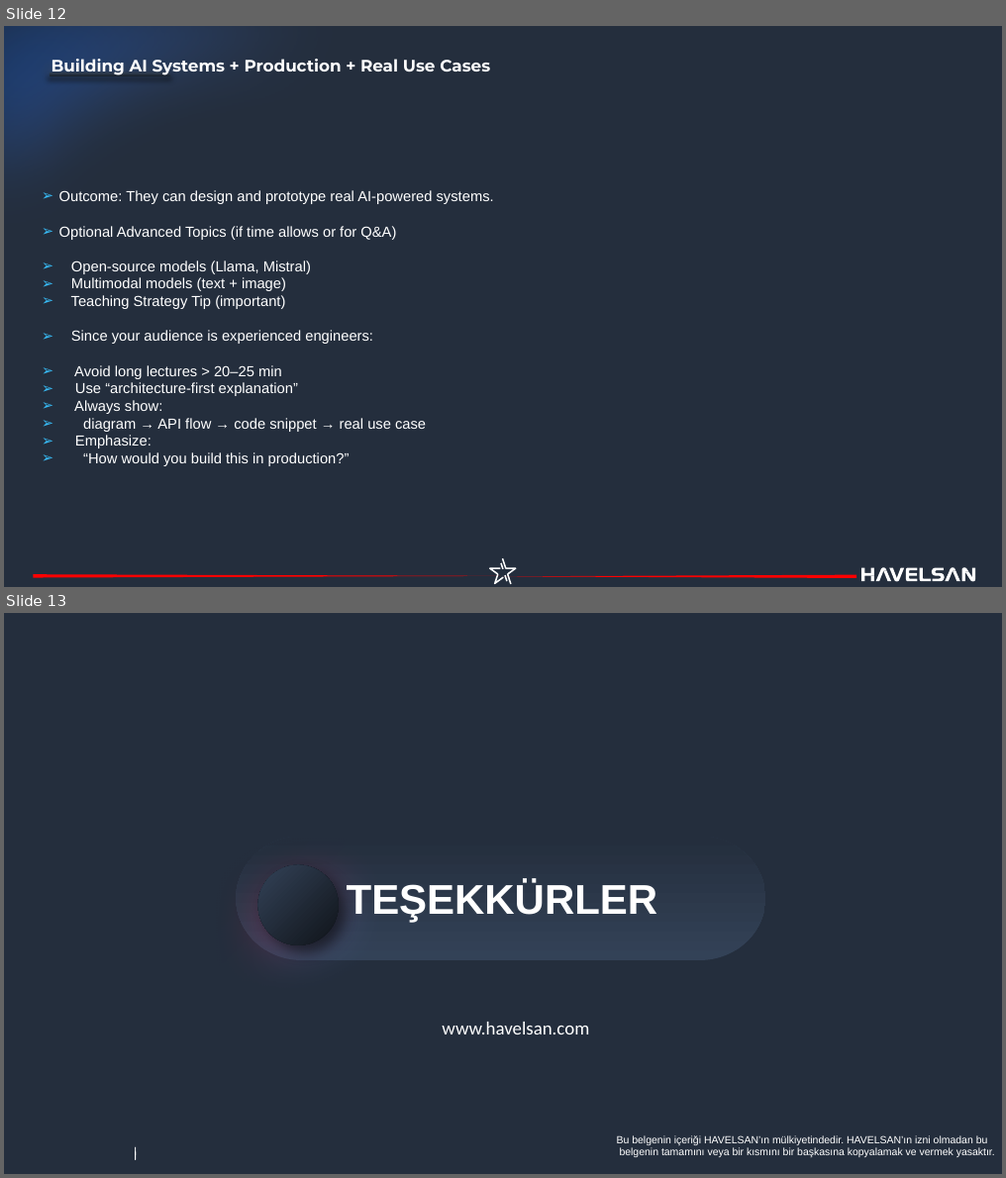
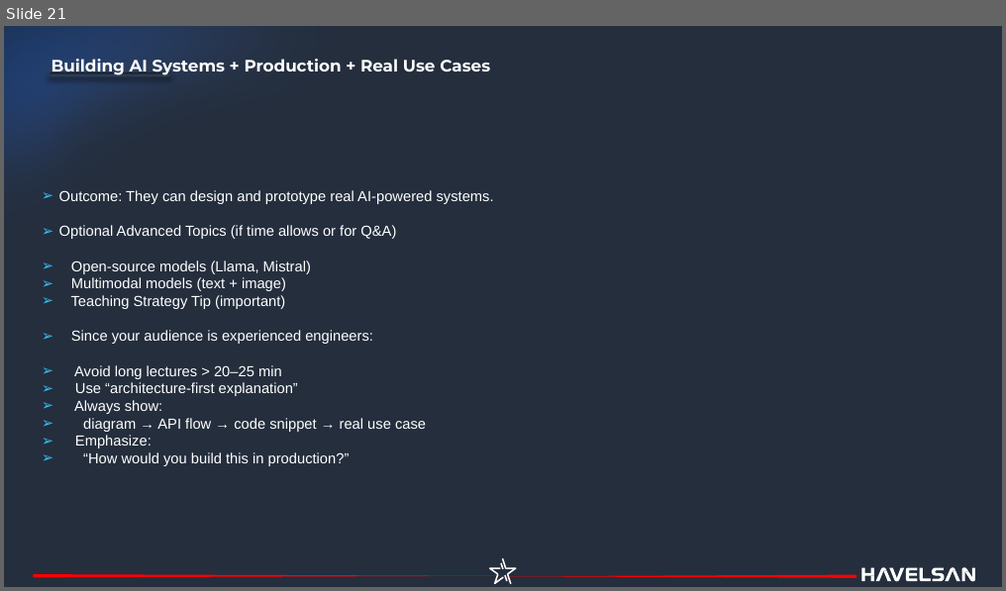
Before and after one commit to havelsan/YZ_EGITIM, a slide deck: presentations/03.Day_3_—_Building_AI_Systems_Production_Real_Use_Case.pptx. Shown one above the other, each under a label of ours: slides 12 and 13 before the commit, slide 21 after it. The pictures are 1006x1178 and 1006x591 pixels, drawn with LibreOffice and Linux fonts; fonts in the diff are those of the drawing; background and template pictures are left out. Boxes give left, top, right and bottom in pixels: in the first picture for what was removed or moved away, otherwise in the second. Text is boxed around its words. In the diff, an @@ line names an element or a change of style, - is before the commit and + after.

```diff
--- a/presentations/03.Day_3_—_Building_AI_Systems_Production_Real_Use_Case.pptx
+++ b/presentations/03.Day_3_—_Building_AI_Systems_Production_Real_Use_Case.pptx
@@ slide 13 removed at [4,613,1002,1174], background #242E3D @@
@@ page number removed at [923,639,1001,663] @@
-13
@@ rectangle removed at [927,634,982,674] @@
@@ ellipse removed at [946,636,975,663] @@
@@ freeform shape removed at [203,825,402,1039] @@
@@ freeform shape removed at [236,836,766,960] @@
@@ ellipse removed at [257,865,338,946] @@
@@ text removed at [347,881,658,923] @@
-TEŞEKKÜRLER
@@ text removed at [442,1022,589,1035] @@
-www.havelsan.com
@@ text removed at [134,1146,138,1167] @@
-I
@@ text removed at [617,1136,995,1157] @@
-Bu belgenin içeriği HAVELSAN’ın mülkiyetindedir. HAVELSAN’ın izni olmadan bu
-belgenin tamamını veya bir kısmını bir başkasına kopyalamak ve vermek yasaktır.
@@ text removed at [134,1148,137,1160] @@
-I
@@ text removed at [134,1149,137,1160] @@
-I
@@ what was slide 12 is now slide 21 @@
@@ slide 21 changed as well @@
@@ outline redrawn in 3 elements at [4,26,856,463], [33,574,500,577], [489,559,516,585] @@
```
Also in this commit, not shown: 10 other slides changed, 11 slides added, 1 other slide removed, 13 other files.
